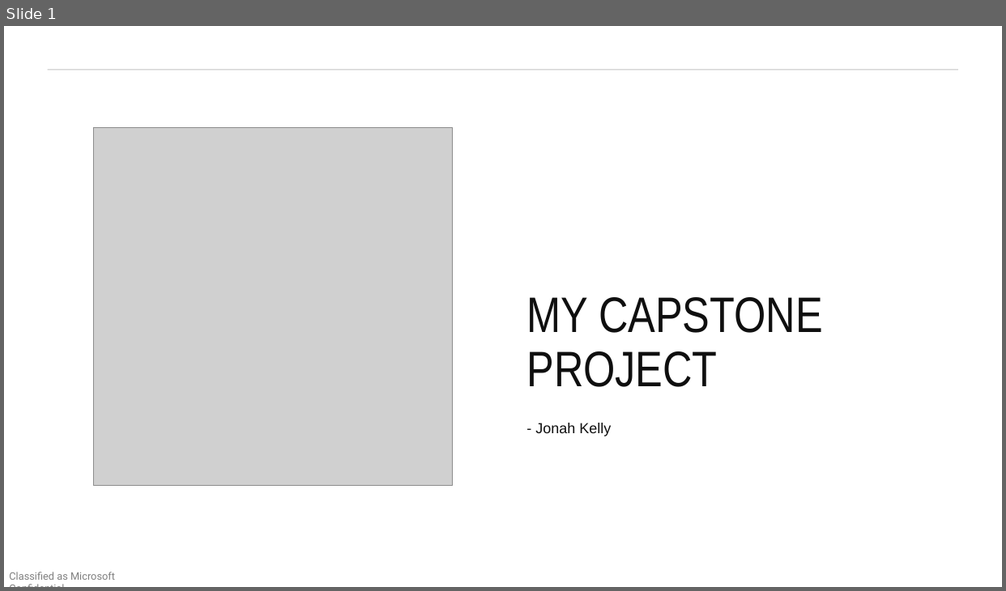
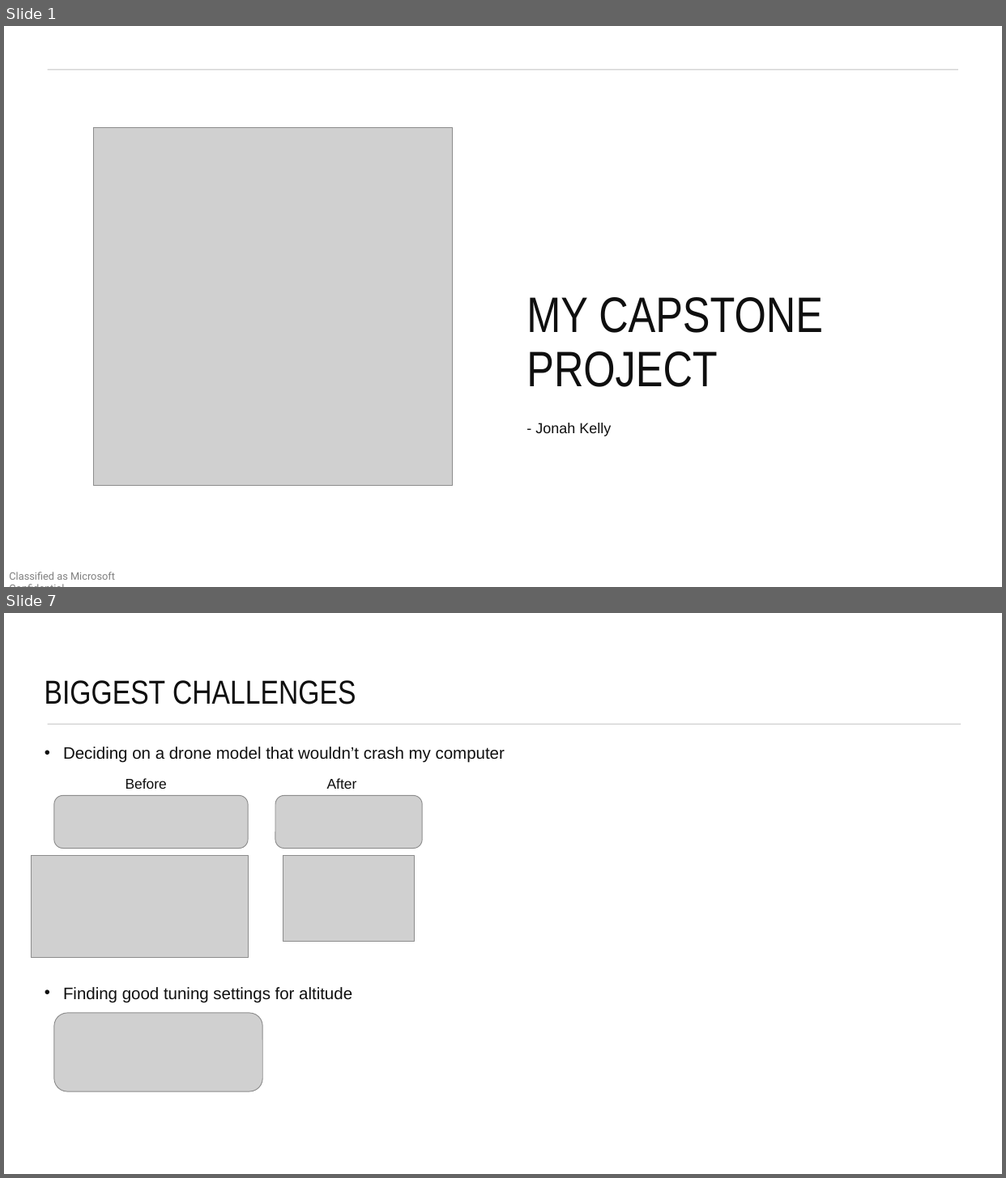
Before and after one commit to jonahk012/CapstoneProject, a slide deck: CapstonePresentation.pptx. Shown one above the other, each under a label of ours: slide 1 before the commit, slides 1 and 7 after it; the slides between them are not shown. The pictures are 1006x591 and 1006x1178 pixels, drawn with LibreOffice and Linux fonts; fonts in the diff are those of the drawing; grey boxes stand for pictures. Boxes give left, top, right and bottom in pixels: in the first picture for what was removed or moved away, otherwise in the second. Text is boxed around its words. In the diff, an @@ line names an element or a change of style, - is before the commit and + after.

```diff
--- a/CapstonePresentation.pptx
+++ b/CapstonePresentation.pptx
@@ slide 7 added at (4, 613, 1002, 1174), background #FFFFFF @@
@@ title added at (44, 680, 356, 705), 32 pt, text #0F0F0F @@
+BIGGEST CHALLENGES
@@ line added from (48, 724) to (961, 724), #0F0F0F 0.75 pt @@
@@ text added at (63, 747, 505, 1003), 16 pt, text #0F0F0F @@
+• Deciding on a drone model that wouldn’t crash my computer
+• Finding good tuning settings for altitude
@@ text added at (126, 778, 167, 789), 13.6 pt, text #0F0F0F @@
+Before
@@ text added at (327, 778, 357, 789), 13.6 pt, text #0F0F0F @@
+After
@@ picture added at (54, 796, 248, 849) @@
@@ picture added at (275, 796, 423, 849) @@
@@ picture added at (32, 855, 248, 957) @@
@@ picture added at (283, 855, 414, 941) @@
@@ picture added at (54, 1013, 263, 1093) @@
```
Also in this commit, not shown: 1 slide changed, 4 other slides added, 2 slides removed, 15 other files.
